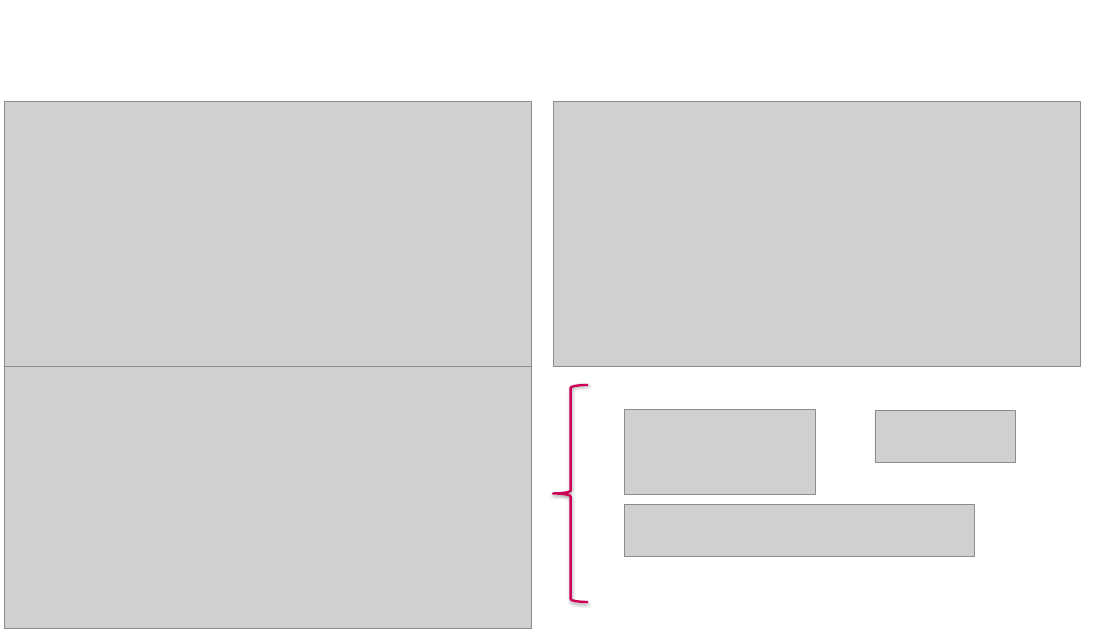
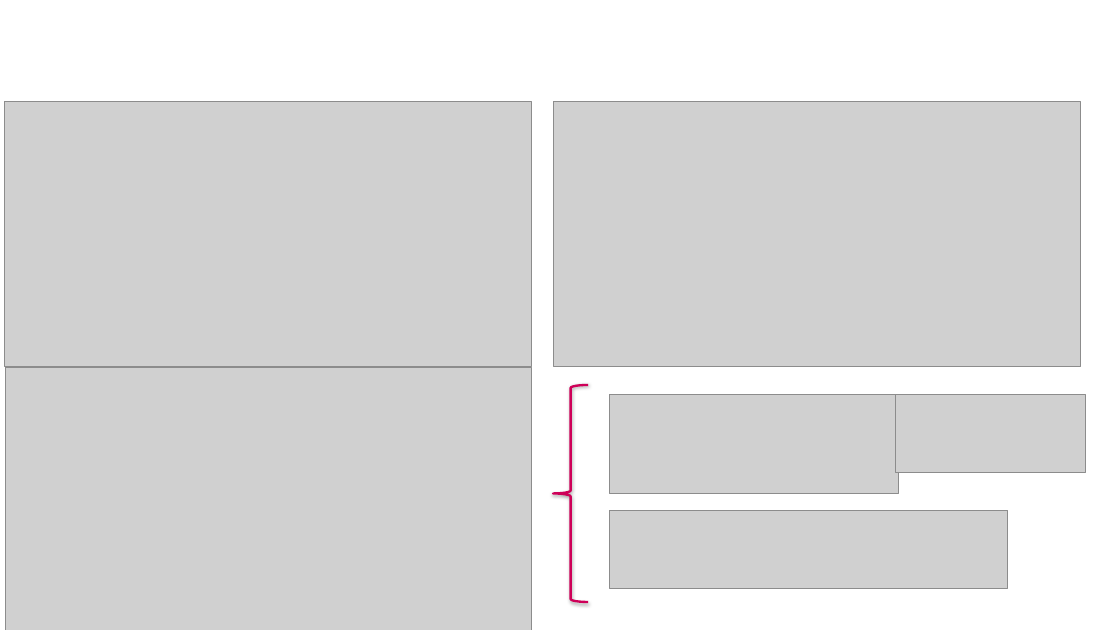
Before and after one commit to jeanPROangeles/IndicadoresFinanciera, a slide deck: slide 11 of Indicadores/Operaciones & Canales - Business Partner.pptx. Drawn at 1120x630 pixels with LibreOffice and Linux fonts; fonts in the diff are those of the drawing; grey boxes stand for pictures; background and template pictures are left out. Boxes give left, top, right and bottom in pixels: in the first picture for what was removed or moved away, otherwise in the second. Text is boxed around its words. In the diff, an @@ line names an element or a change of style, - is before the commit and + after.

```diff
--- a/Indicadores/Operaciones & Canales - Business Partner.pptx
+++ b/Indicadores/Operaciones & Canales - Business Partner.pptx
@@ picture: place and size @@
-picture at box(624, 409, 815, 495)
+picture at box(609, 394, 898, 493)
@@ picture removed at box(875, 411, 1017, 463) @@
@@ picture added at box(896, 394, 1085, 472) @@
@@ picture removed at box(624, 504, 975, 556) @@
@@ picture added at box(609, 510, 1008, 588) @@
```
Also in this commit, not shown: 13 other slides changed, 11 other files.
